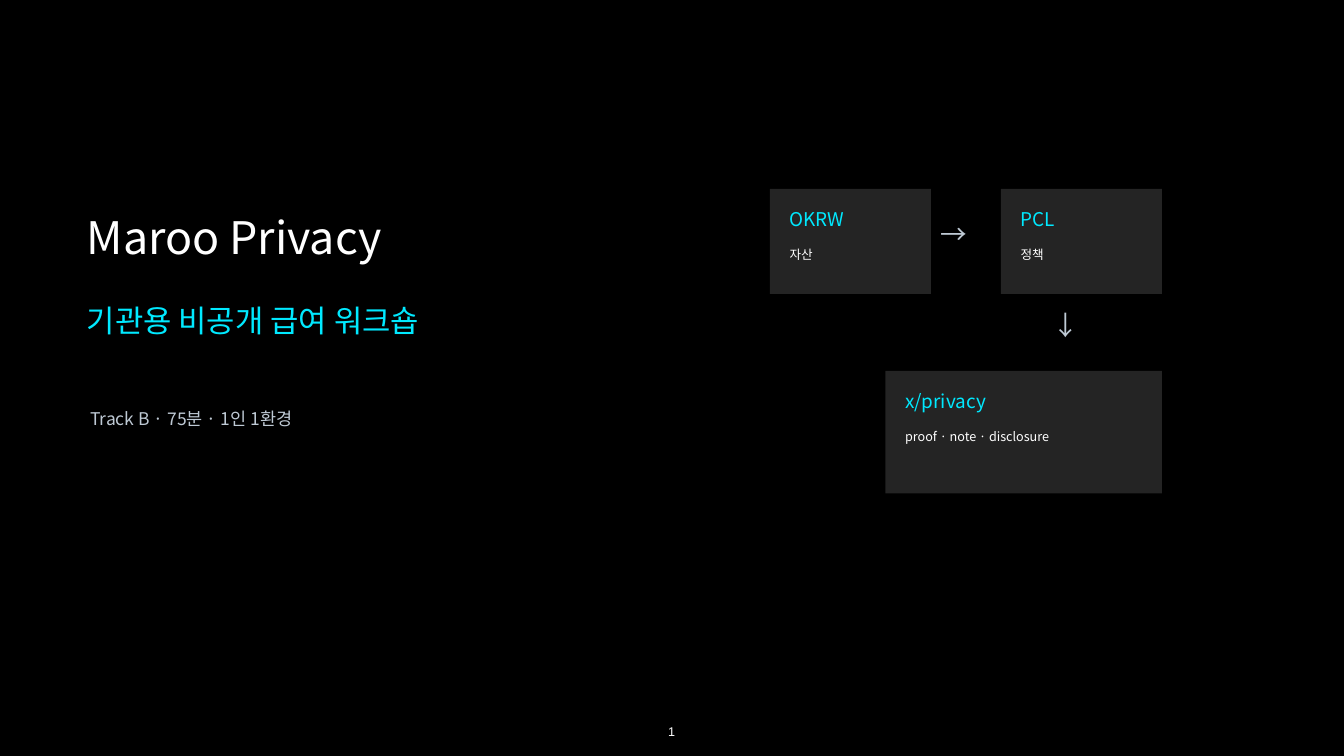
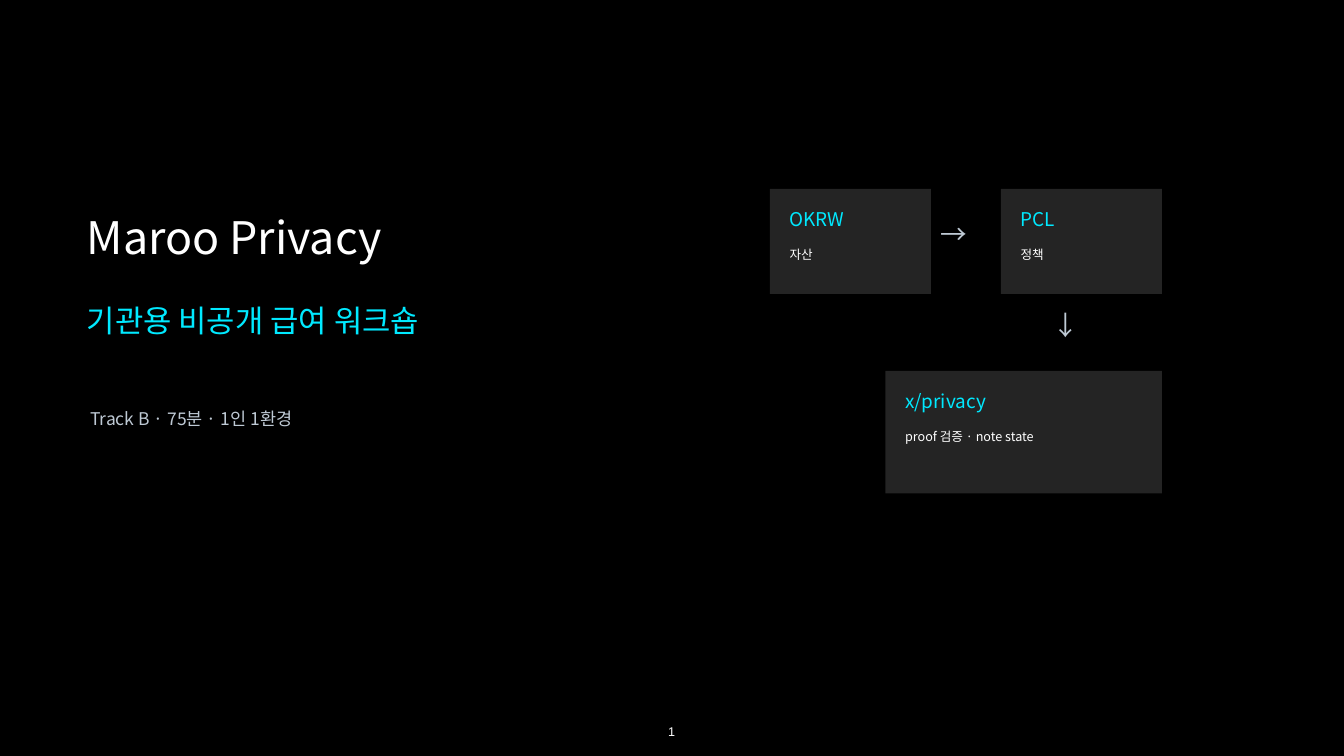
Before and after one commit to kooroot/Maroo-privacy-workshop, a slide deck: slide 1 of deliverables/Maroo_Privacy_Workshop_75min.pptx. Drawn at 1344x756 pixels with LibreOffice and Linux fonts; fonts in the diff are those of the drawing. Boxes give left, top, right and bottom in pixels: in the first picture for what was removed or moved away, otherwise in the second. Text is boxed around its words. In the diff, an @@ line names an element or a change of style, - is before the commit and + after.

```diff
--- a/deliverables/Maroo_Privacy_Workshop_75min.pptx
+++ b/deliverables/Maroo_Privacy_Workshop_75min.pptx
@@ text at (905,430,1034,444): text changed @@
-proof · note · disclosure
+proof 검증 · note state
```
Also in this commit, not shown: 13 other slides changed.
